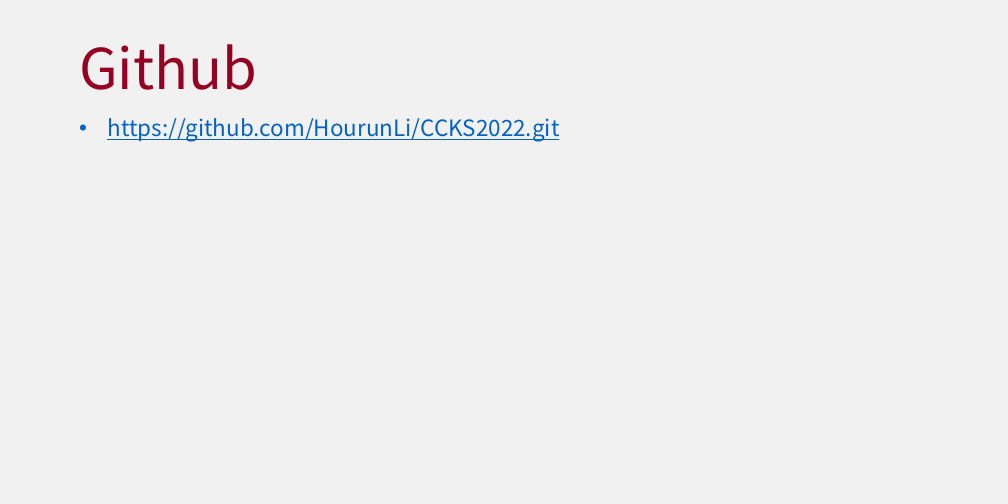
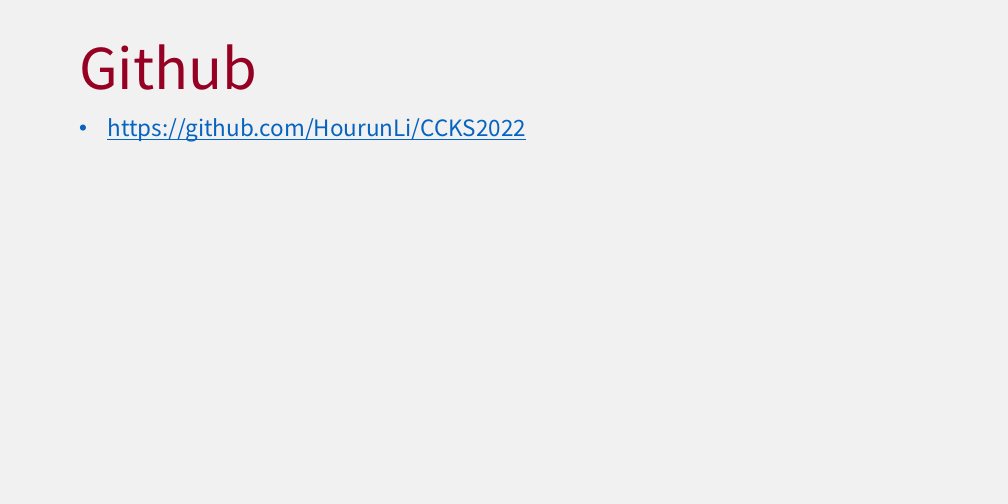
Before and after one commit to HourunLi/CCKS2022, a slide deck: slide 17 of Report.pptx. Drawn at 1008x504 pixels with LibreOffice and Linux fonts; fonts in the diff are those of the drawing. Boxes give left, top, right and bottom in pixels: in the first picture for what was removed or moved away, otherwise in the second. Text is boxed around its words. In the diff, an @@ line names an element or a change of style, - is before the commit and + after.

Commit message:
ppt modified

```diff
--- a/Report.pptx
+++ b/Report.pptx
@@ text at [107, 118, 526, 142]: text changed @@
-• https://github.com/HourunLi/CCKS2022.git
+• https://github.com/HourunLi/CCKS2022
```
Also in this commit, not shown: 2 other slides changed.
